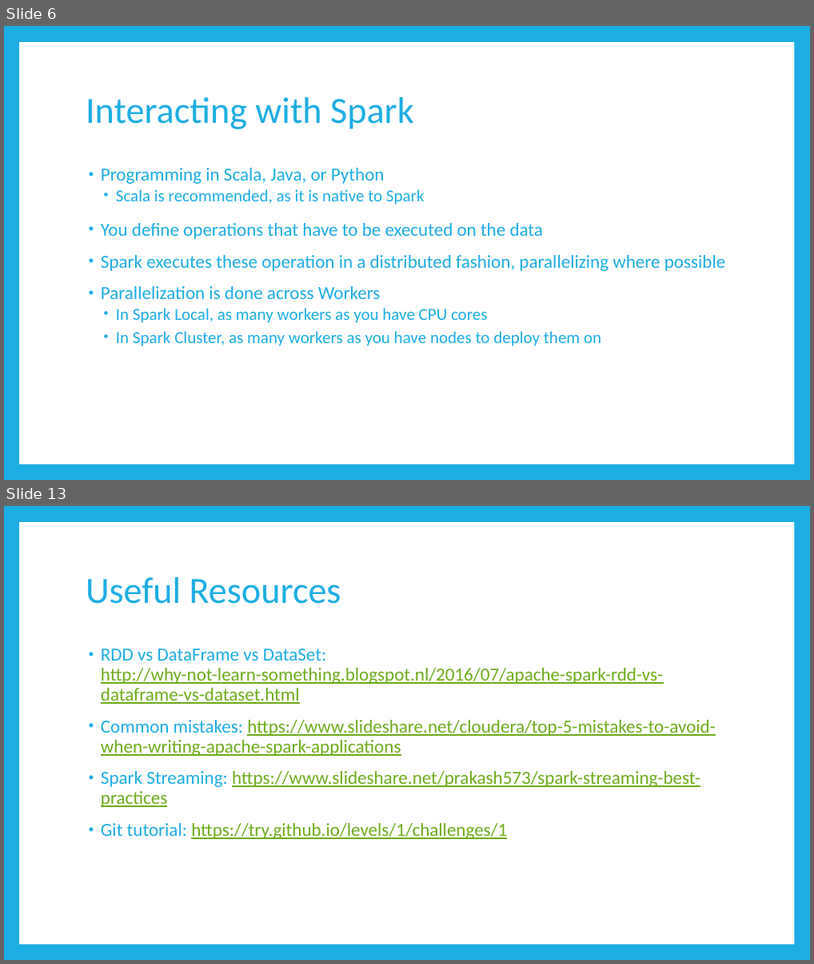
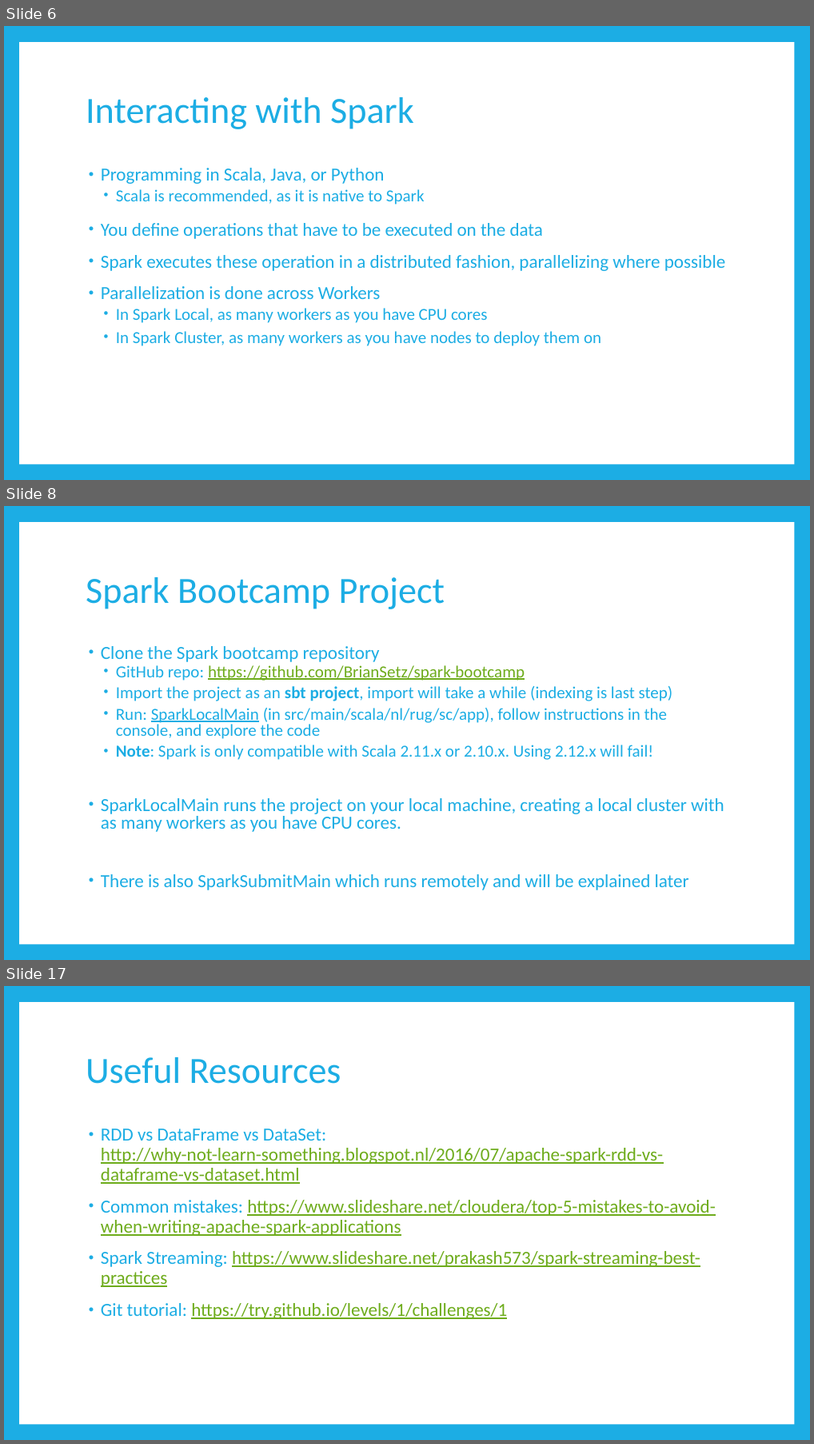
Before and after one commit to BrianSetz/spark-bootcamp, a slide deck: slides/Apache Spark Bootcamp.pptx. Shown one above the other, each under a label of ours: slides 6 and 13 before the commit, slides 6, 8 and 17 after it; the slides between them are not shown. The pictures are 814x964 and 814x1444 pixels, drawn with LibreOffice and Linux fonts; fonts in the diff are those of the drawing. Boxes give left, top, right and bottom in pixels: in the first picture for what was removed or moved away, otherwise in the second. Text is boxed around its words. In the diff, an @@ line names an element or a change of style, - is before the commit and + after.

```diff
--- a/slides/Apache Spark Bootcamp.pptx
+++ b/slides/Apache Spark Bootcamp.pptx
@@ slide 8 added at (4, 506, 810, 960), background #1CADE4; not listed: 1 template element that a slide beside it also shows @@
@@ title added at (86, 577, 445, 609), 44 pt, text #1CADE4 @@
+Spark Bootcamp Project
@@ text added at (101, 646, 725, 890), 20 pt, text #1CADE4 @@
+• Clone the Spark bootcamp repository
+  • GitHub repo: https://github.com/BrianSetz/spark-bootcamp
+  • Import the project as an sbt project, import will take a while (indexing is last step)
+  • Run: SparkLocalMain (in src/main/scala/nl/rug/sc/app), follow instructions in the console, and explore the code
+  • Note: Spark is only compatible with Scala 2.11.x or 2.10.x. Using 2.12.x will fail!
+• SparkLocalMain runs the project on your local machine, creating a local cluster with as many workers as you have CPU cores.
+• There is also SparkSubmitMain which runs remotely and will be explained later
@@ what was slide 13 is now slide 17 @@
```
Also in this commit, not shown: 9 slides changed, 4 other slides added, 2 other files.
